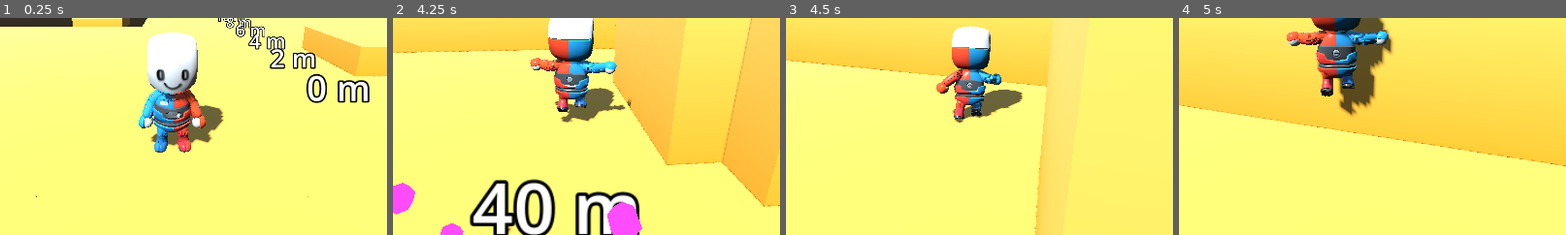
Above: before the commit, frames 1-4 (left to right).
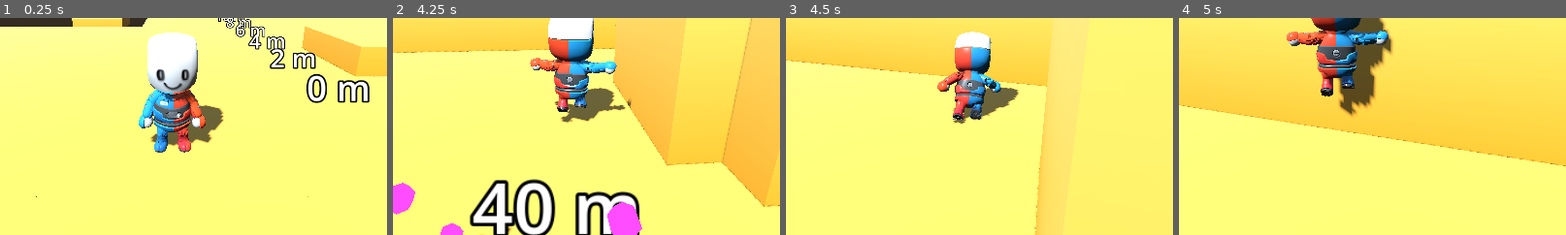
Above: after the commit, the same moments.

Repository: bistlaudio/Attimo
Game: Godot game, scene res://scenes/test/movement_gym.tscn
Two runs of this game, one before a commit and one after it. Both use one fixed random seed, a clock stepped at 60 frames per second and the inputs below.
Inputs (mouse positions are % of the whole screen's width and height, from its top left):
- Up to frame 1 (0.25 s): no input
- Up to frame 2 (4.25 s): tap Enter at 0.5 s; move the mouse to (55, 50) at 0.52 s; hold Right mouse button (aim) 0.53-1.28 s; hold W (move_forward) from 0.53 s (still down); click (55, 50) at 0.67 s; tap Space (jump) at 0.77, 1.07, 1.52, 1.55, 1.82, 3.02, 3.32, 3.77, 3.8, 4.07 s; tap Shift (dash) at 0.8, 1.35, 3.05 s; move the mouse to (45, 50) at 1.27 s; move the mouse to (52, 48) at 2.02 s; hold Space (jump) 2.03-2.78 s; right-click (52, 48) at 2.3 s; move the mouse to (49, 52) at 2.77 s; right-click (49, 52) at 2.85 s; click (49, 52) at 2.92 s; move the mouse to (57, 51) at 3.52 s; hold Middle mouse button (camera_recenter) from 3.53 s (still down)
- Up to frame 3 (4.5 s): keep holding W (move_forward); move the mouse to (42, 49) at 4.27 s; release Middle mouse button (camera_recenter) at 4.28 s; tap Shift (dash) at 4.35 s
- Up to frame 4 (5 s): keep holding W (move_forward); tap Space (jump) at 4.52, 4.82 s; right-click (42, 49) at 4.55 s
The pictures show only the part of the screen within x 28-78%, y 39-89%; the shares and areas given below are measured in that part.

Frames 1-2 are identical in both runs. In frame 3, 3.0% of the frame differs, in the area x 38-62%, y 3-50%; in frame 4, nothing differs.

Commit message:
feat(03-06): ProceduralPose dash lean on the Mannequin, Pose config group
- ProceduralPose node writes a pivoted lean onto the Mannequin child in the physics tick (DEV-01)
- MovementConfig Pose group (8 sliders), MOVEMENT-METRICS regenerated
- test_procedural_pose: rest identity, dash lean, pivot, ease out

Co-Authored-By: Claude Sonnet 5.5 <noreply@anthropic.com>

Diff:
--- a/attimo/scenes/player/player.tscn
+++ b/attimo/scenes/player/player.tscn
@@ -11,6 +11,7 @@
 [ext_resource type="Script" path="res://scripts/player/states/dash.gd" id="9_dash"]
 [ext_resource type="Resource" path="res://resources/player/movement_default.tres" id="10_cfg"]
 [ext_resource type="Script" path="res://scripts/player/states/long_jump.gd" id="13_long_jump"]
+[ext_resource type="Script" path="res://scripts/player/procedural_pose.gd" id="14_pose"]
 
 [sub_resource type="CapsuleShape3D" id="CapsuleShape3D_body"]
 radius = 0.5
@@ -57,3 +58,8 @@
 state_machine = NodePath("../StateMachine")
 animation_tree = NodePath("../VisualRoot/Mannequin/AnimationTree")
 player = NodePath("..")
+
+[node name="ProceduralPose" type="Node" parent="." node_paths=PackedStringArray("player", "mannequin")]
+script = ExtResource("14_pose")
+player = NodePath("..")
+mannequin = NodePath("../VisualRoot/Mannequin")
--- a/attimo/scripts/player/movement_config.gd
+++ b/attimo/scripts/player/movement_config.gd
@@ -1,8 +1,8 @@
 class_name MovementConfig
 extends Resource
 ## The one tunable movement resource (MOVE-10, D-23). Every movement number lives here.
-## Nine groups, 36 live sliders in the F2 tuning panel: Run, Air, Gravity, Jump chain, Dash,
-## Long jump (dash hop), Timing windows, Floor and platforms, Aim. Gravity is set directly
+## Ten groups, 44 live sliders in the F2 tuning panel: Run, Air, Gravity, Jump chain, Dash,
+## Long jump (dash hop), Timing windows, Floor and platforms, Aim, Pose. Gravity is set directly
 ## (rise_gravity, fall_multiplier); jump speeds are derived from the heights, so editing a
 ## height never changes the fall feel. Every divisor field has a strictly positive minimum (T-02-02).
 
@@ -96,6 +96,24 @@
 ## Extra factor on the aim run speed for input pointing behind the facing, blended by how far behind it points; raise it for a faster back-pedal.
 @export_range(0.1, 1.0, 0.05) var aim_back_speed_factor: float = 0.6
 
+@export_group("Pose")
+## Forward lean of the body during a ground dash in degrees (D-01); raise it for a harder lean into the dash.
+@export_range(0.0, 45.0, 0.5) var dash_lean_deg: float = 20.0
+## Held lean of the body through a long jump in degrees (D-04); raise it for a longer stretch.
+@export_range(0.0, 85.0, 0.5) var stretch_lean_deg: float = 60.0
+## Share of the lean kept while aiming (03-01 checkpoint item 3); raise it for a stronger lean in aim mode.
+@export_range(0.0, 1.0, 0.05) var aim_lean_scale: float = 0.5
+## Seconds the lean takes to build up from upright to the stretch lean; lower it for a snappier lean.
+@export_range(0.01, 0.5, 0.01) var lean_in_time: float = 0.05
+## Seconds the lean takes to ease out from the stretch lean to upright; raise it for a slower recovery.
+@export_range(0.01, 0.5, 0.01) var lean_out_time: float = 0.12
+## Seconds before the predicted touchdown at which the Jump 3 pirouette is finished; raise it for an earlier finish.
+@export_range(0.0, 0.3, 0.01) var pirouette_lead_time: float = 0.08
+## Seconds the remaining spin takes when an aim press, an air dash or the landing cuts a pirouette short (DEV-03); raise it for a softer finish.
+@export_range(0.01, 0.5, 0.01) var pirouette_finish_time: float = 0.1
+## Height in m of the point the body leans and spins about (about the hips); raise it to pivot higher up.
+@export_range(0.0, 1.5, 0.05) var pose_pivot_height: float = 0.45
+
 
 ## Gravity while falling in m/s^2: rise_gravity * fall_multiplier.
 func fall_gravity() -> float:
--- /dev/null
+++ b/attimo/scripts/player/procedural_pose.gd
@@ -0,0 +1,101 @@
+class_name ProceduralPose
+extends Node
+## Code-driven body motion the animation kit has no clip for (MOVE-09): the forward lean of a ground dash (D-01) and,
+## later in this file, the long-jump stretch and the Jump 3 pirouette. It is presentation only: it reads the FSM and the
+## player, writes nothing back and never delays any input.
+##
+## The pose is written on the Mannequin child of VisualRoot, not on VisualRoot itself (DEV-01, confirmed by the
+## developer on 2026-11-14). PlayerController.face(), Dash, LongJump and CameraRig.recenter() read VisualRoot's yaw as
+## the facing, so a lean or a spin there would corrupt them. The Mannequin transform is a rotation about the pivot
+## p = (0, pose_pivot_height, 0), so the body tilts about its hips and not about its feet. It is written in
+## _physics_process only (the Player is interpolated, so a write in _process would jitter or be ignored).
+## Easing is hand-written with move_toward.
+
+@export var player: PlayerController
+@export var mannequin: Node3D
+## True: the spin turns about the tilted body axis (a corkscrew). False: the tilted body spins about the vertical axis
+## (a tilted top). Judged in the gym check (research A4).
+@export var spin_about_body_axis: bool = true
+## True: the pirouette turns clockwise seen from above (Claude's discretion, D-07).
+@export var pirouette_clockwise: bool = true
+
+## Current forward lean in radians, 0 upright. Read-only for others.
+var lean_angle: float = 0.0
+## Axis of the lean in VisualRoot space (unit length).
+var lean_axis: Vector3 = Vector3.RIGHT
+## Current spin angle in radians, 0 to TAU. Read-only for others.
+var spin_angle: float = 0.0
+## True while a pirouette runs. Read-only for others.
+var spinning: bool = false
+
+var _machine: StateMachine
+var _written_identity: bool = true
+
+
+func _ready() -> void:
+	# The Player's own state_machine reference is set after its children are ready, so find the node.
+	_machine = player.get_node(^"StateMachine") as StateMachine
+
+
+## Eases the lean toward the target of the current state and writes the Mannequin transform.
+func _physics_process(delta: float) -> void:
+	var config: MovementConfig = player.config
+	var target: float = deg_to_rad(_lean_target_deg(config))
+	if player.aiming:
+		target *= config.aim_lean_scale
+	var full: float = deg_to_rad(config.stretch_lean_deg)
+	var time: float = config.lean_in_time if target > lean_angle else config.lean_out_time
+	lean_angle = move_toward(lean_angle, target, full / time * delta)
+	_update_axis()
+	if not is_finite(lean_angle) or not is_finite(spin_angle):
+		lean_angle = 0.0
+		spin_angle = 0.0
+		spinning = false
+	_write(config)
+
+
+## Lean target in degrees for the current state: a ground dash leans, everything else is upright.
+func _lean_target_deg(config: MovementConfig) -> float:
+	if _machine.current.name == &"Dash" and not _dash_in_air():
+		return config.dash_lean_deg
+	return 0.0
+
+
+## True while the running Dash started in the air.
+func _dash_in_air() -> bool:
+	return bool(_machine.current.get(&"in_air"))
+
+
+## Keeps lean_axis on up x travel direction, expressed in VisualRoot space. With no direction the last axis is kept
+## while the lean eases out, and the facing is used once upright.
+func _update_axis() -> void:
+	var direction: Vector3 = Vector3.ZERO
+	if _machine.current.name == &"Dash":
+		direction = _machine.current.get(&"direction") as Vector3
+	else:
+		direction = Vector3(player.move_velocity.x, 0.0, player.move_velocity.z)
+	direction.y = 0.0
+	if direction.length_squared() < 0.01:
+		if lean_angle != 0.0:
+			return
+		direction = player.visual_root.global_basis.z
+		direction.y = 0.0
+	if direction.length_squared() < 0.0001:
+		return
+	var world_axis: Vector3 = Vector3.UP.cross(direction.normalized())
+	var local_axis: Vector3 = player.visual_root.global_basis.orthonormalized().inverse() * world_axis
+	if local_axis.length_squared() > 0.0001:
+		lean_axis = local_axis.normalized()
+
+
+## Writes the Mannequin transform: exactly identity when upright, otherwise a rotation about the pivot point.
+func _write(config: MovementConfig) -> void:
+	if lean_angle == 0.0 and not spinning:
+		if not _written_identity:
+			mannequin.transform = Transform3D.IDENTITY
+			_written_identity = true
+		return
+	var pose: Basis = Basis(lean_axis, lean_angle)
+	var pivot: Vector3 = Vector3(0.0, config.pose_pivot_height, 0.0)
+	mannequin.transform = Transform3D(pose, pivot - pose * pivot)
+	_written_identity = false
--- /dev/null
+++ b/attimo/tests/smoke/test_procedural_pose.gd
@@ -0,0 +1,90 @@
+extends RefCounted
+## MOVE-09 / D-01: ProceduralPose writes a lean (and later a spin) onto the Mannequin child of VisualRoot inside the
+## physics tick (DEV-01). A ground dash leans the body toward the dash direction about the hip pivot, the lean eases
+## out afterwards, and VisualRoot's yaw and the upright pose are never touched. Every expectation derives from
+## player.config. Actions are released and the tick rate stays at 60 before nodes are freed.
+
+const Fixtures := preload("res://tests/fixtures.gd")
+const TPS: int = 60
+const LEAN_TOLERANCE_DEG: float = 1.0
+const PIVOT_TOLERANCE: float = 0.001
+const LEAN_IN_TICKS: int = 6
+const OUT_EXTRA_TICKS: int = 3
+const UP_TILT_MIN: float = 0.2
+
+var _floor: StaticBody3D
+
+
+func run(tree: SceneTree, check: Callable) -> void:
+	Engine.physics_ticks_per_second = TPS
+	await _scenario_rest_and_dash_lean(tree, check)
+
+
+## Fresh floor (long toward -Z) and a player standing on it.
+func _begin(tree: SceneTree, position: Vector3 = Vector3(0.0, 0.0, 70.0)) -> PlayerController:
+	_floor = Fixtures.spawn_floor(tree.root, Vector3(60.0, 1.0, 160.0))
+	var player: PlayerController = Fixtures.spawn_player(tree.root, position)
+	await Fixtures.wait_physics(tree, 8)
+	return player
+
+
+## Releases every action and frees the scenario nodes.
+func _end(player: PlayerController) -> void:
+	for action: StringName in [&"move_forward", &"jump", &"dash", &"aim"]:
+		Fixtures.send_action_event(action, false)
+		Input.action_release(action)
+	player.queue_free()
+	_floor.queue_free()
+	await player.tree_exited
+
+
+func _pose(player: PlayerController) -> ProceduralPose:
+	return player.get_node("ProceduralPose") as ProceduralPose
+
+
+func _mannequin(player: PlayerController) -> Node3D:
+	return player.get_node("VisualRoot/Mannequin") as Node3D
+
+
+# D-01: at rest the Mannequin transform is identity; a ground dash leans it toward the dash direction on its first
+# tick, about the hip pivot, without touching VisualRoot; the lean eases out after the dash.
+func _scenario_rest_and_dash_lean(tree: SceneTree, check: Callable) -> void:
+	var player: PlayerController = await _begin(tree)
+	var config: MovementConfig = player.config
+	var pose: ProceduralPose = _pose(player)
+	var mannequin: Node3D = _mannequin(player)
+	check.call(pose != null and mannequin != null, "(p1) the ProceduralPose node and the Mannequin exist under the Player")
+	if pose == null or mannequin == null:
+		await _end(player)
+		return
+	check.call(mannequin.transform == Transform3D.IDENTITY, "(p1) at rest the Mannequin transform is exactly identity")
+	check.call(is_zero_approx(player.visual_root.rotation.x) and is_zero_approx(player.visual_root.rotation.z), "(p1) VisualRoot is upright at rest")
+
+	Input.action_press(&"move_forward")
+	await Fixtures.wait_until(tree, func() -> bool: return absf(player.horizontal_speed() - config.run_speed) < 0.05, 120)
+	await Fixtures.tap_action(tree, &"dash")
+	var in_dash: int = await Fixtures.wait_until(tree, func() -> bool: return player.state_machine.current.name == &"Dash", 6)
+	check.call(in_dash >= 0, "(p2) the dash press enters Dash (got %s)" % player.state_machine.current.name)
+	check.call(pose.lean_angle > 0.0, "(p2) the lean is above 0 on the first tick of the dash (got %.2f deg)" % rad_to_deg(pose.lean_angle))
+	var reached: int = await Fixtures.wait_until(tree, func() -> bool: return absf(rad_to_deg(pose.lean_angle) - config.dash_lean_deg) < LEAN_TOLERANCE_DEG, LEAN_IN_TICKS)
+	check.call(reached >= 0, "(p2) the lean reaches dash_lean_deg %.1f within %d ticks (got %.2f deg)" % [config.dash_lean_deg, LEAN_IN_TICKS, rad_to_deg(pose.lean_angle)])
+
+	var pivot: Vector3 = Vector3(0.0, config.pose_pivot_height, 0.0)
+	var moved: Vector3 = mannequin.transform * pivot
+	check.call(moved.distance_to(pivot) < PIVOT_TOLERANCE, "(p3) the pivot point maps to itself under the Mannequin transform (off by %.4f m)" % moved.distance_to(pivot))
+	var tilt: Vector3 = player.visual_root.global_basis * (mannequin.transform.basis * Vector3.UP)
+	var dash_direction: Vector3 = Vector3(0.0, 0.0, -1.0)
+	check.call(tilt.dot(dash_direction) > UP_TILT_MIN, "(p3) the leaning body tilts its up vector toward the dash direction (dot %.2f)" % tilt.dot(dash_direction))
+	var yaw_clean: bool = true
+	for i: int in 8:
+		await tree.physics_frame
+		yaw_clean = yaw_clean and is_zero_approx(player.visual_root.rotation.x) and is_zero_approx(player.visual_root.rotation.z)
+	check.call(yaw_clean, "(p3) VisualRoot rotation x and z stay 0 through the dash (DEV-01: the pose lives on the Mannequin)")
+
+	var out_budget: int = int(ceil(config.lean_out_time * float(TPS))) + OUT_EXTRA_TICKS
+	var ended: int = await Fixtures.wait_until(tree, func() -> bool: return player.state_machine.current.name != &"Dash", 40)
+	check.call(ended >= 0, "(p4) the dash ends (got %s)" % player.state_machine.current.name)
+	var upright: int = await Fixtures.wait_until(tree, func() -> bool: return pose.lean_angle == 0.0, out_budget)
+	check.call(upright >= 0, "(p4) the lean is 0 within lean_out_time plus %d ticks after the dash (got %.2f deg)" % [OUT_EXTRA_TICKS, rad_to_deg(pose.lean_angle)])
+	check.call(mannequin.transform == Transform3D.IDENTITY, "(p4) the Mannequin transform is identity again once upright")
+	await _end(player)
Not shown, added: attimo/scripts/player/procedural_pose.gd.uid
Not shown, added: attimo/tests/smoke/test_procedural_pose.gd.uid
Not shown, changed: docs/MOVEMENT-METRICS.md
